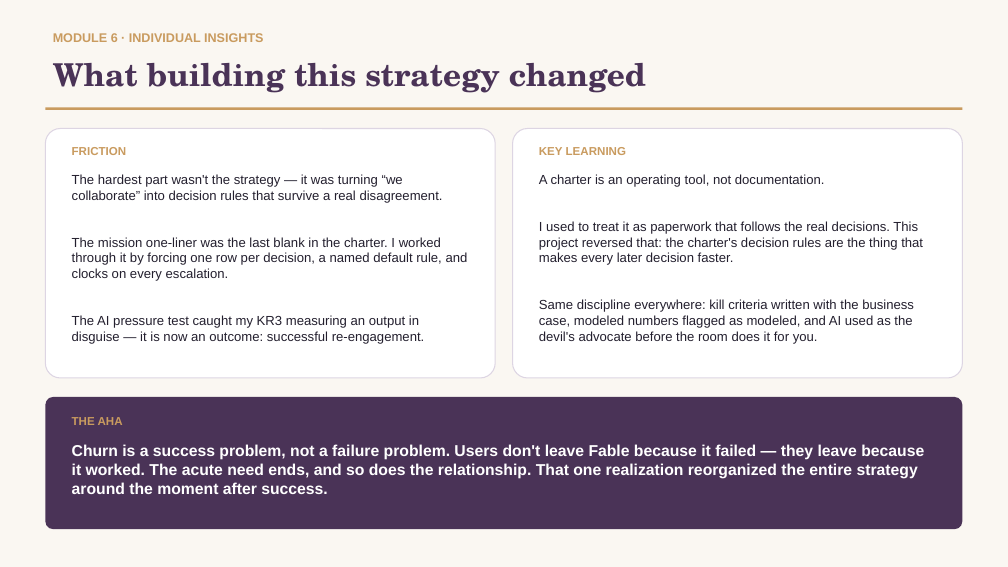
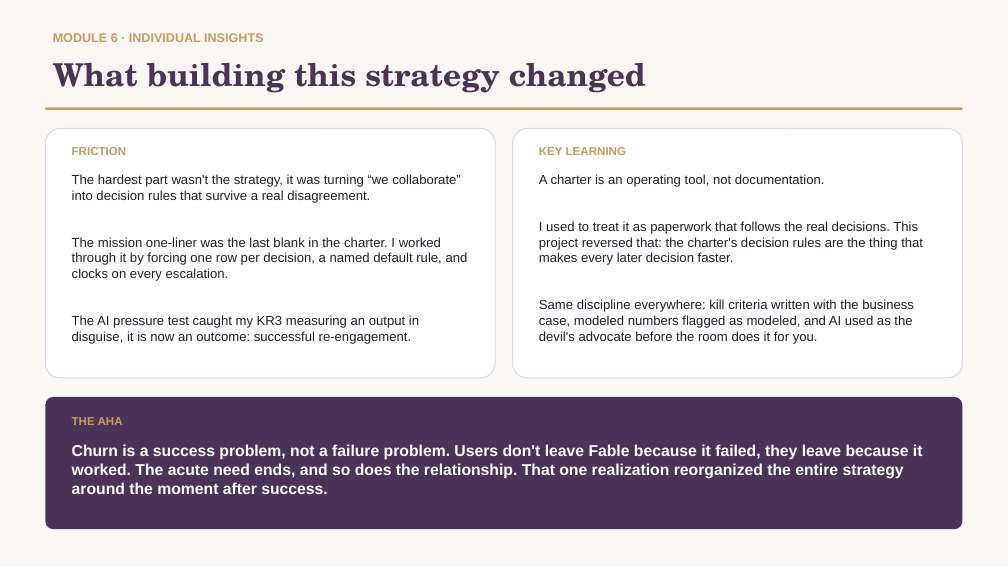
Before and after one commit to aliciachieko/Product-Leadership-Final, a slide deck: slide 6 of 05-insights/Fable-Final-Presentation.pptx. Drawn at 1008x567 pixels with LibreOffice and Linux fonts; fonts in the diff are those of the drawing. Boxes give left, top, right and bottom in pixels: in the first picture for what was removed or moved away, otherwise in the second. Text is boxed around its words. In the diff, an @@ line names an element or a change of style, - is before the commit and + after.

```diff
--- a/05-insights/Fable-Final-Presentation.pptx
+++ b/05-insights/Fable-Final-Presentation.pptx
@@ text at <box>72,174,461,203</box>: text changed @@
-The hardest part wasn't the strategy — it was turning “we collaborate” into decision rules that survive a real disagreement.
+The hardest part wasn't the strategy, it was turning “we collaborate” into decision rules that survive a real disagreement.
@@ text at <box>72,315,419,344</box>: text changed @@
-The AI pressure test caught my KR3 measuring an output in disguise — it is now an outcome: successful re-engagement.
+The AI pressure test caught my KR3 measuring an output in disguise, it is now an outcome: successful re-engagement.
@@ text at <box>72,444,923,494</box>: text changed @@
-Churn is a success problem, not a failure problem. Users don't leave Fable because it failed — they leave because it worked. The acute need ends, and so does the relationship. That one realization reorganized the entire strategy around the moment after success.
+Churn is a success problem, not a failure problem. Users don't leave Fable because it failed, they leave because it worked. The acute need ends, and so does the relationship. That one realization reorganized the entire strategy around the moment after success.
```
Also in this commit, not shown: 5 other slides changed.
